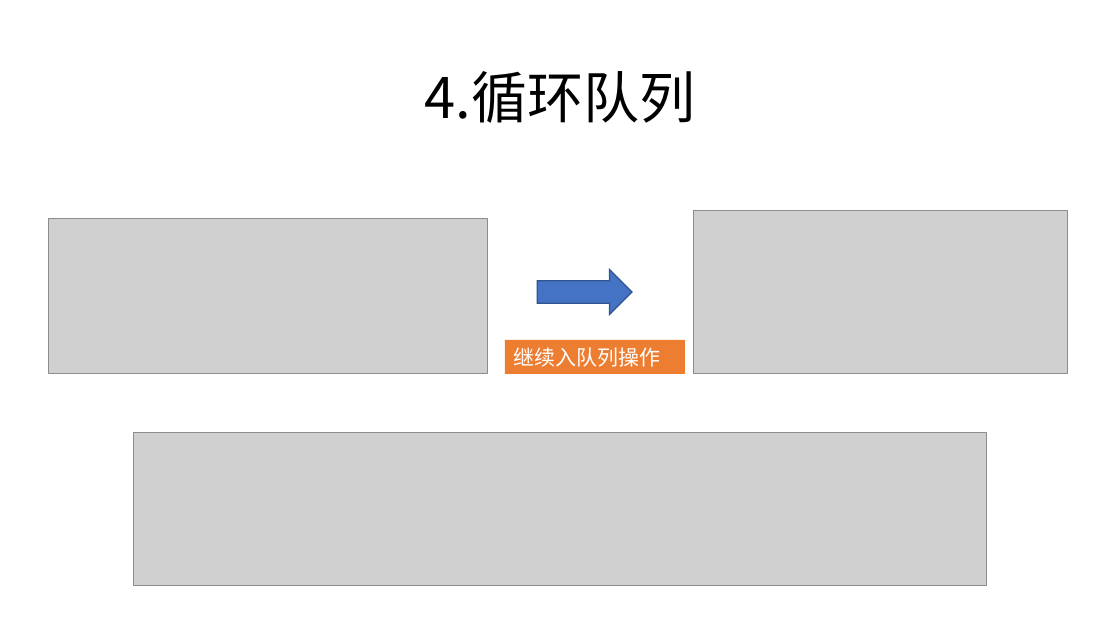
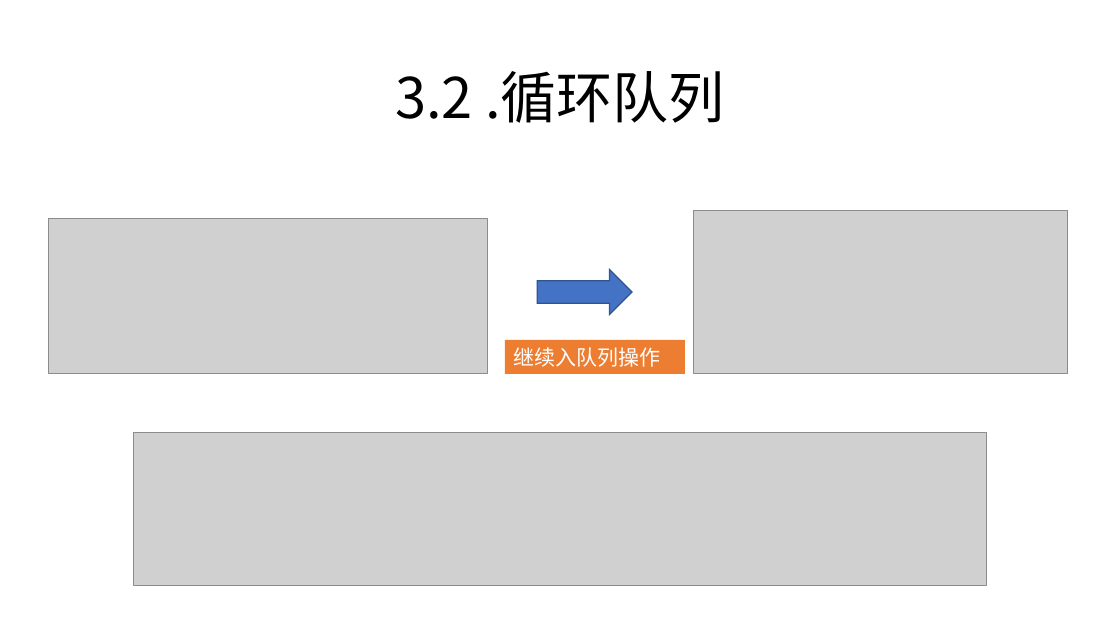
Before and after one commit to zjyesir/hmc_data_structure, a slide deck: slide 9 of ppt/3.2 队列.pptx. Drawn at 1120x630 pixels with LibreOffice and Linux fonts; fonts in the diff are those of the drawing; grey boxes stand for pictures; background and template pictures are left out. Boxes give left, top, right and bottom in pixels: in the first picture for what was removed or moved away, otherwise in the second. Text is boxed around its words. In the diff, an @@ line names an element or a change of style, - is before the commit and + after.

Commit message:
队列 ppt 思维导图

```diff
--- a/ppt/3.2 队列.pptx
+++ b/ppt/3.2 队列.pptx
@@ text at [395, 71, 725, 123]: text changed @@
-4.循环队列
+3.2 .循环队列
```
Also in this commit, not shown: 8 other slides changed, 2 slides removed, 3 other files.
